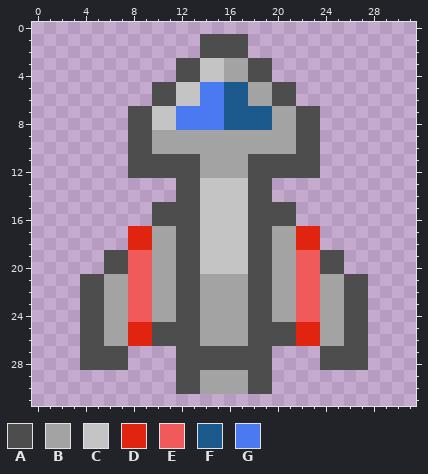
File history of a pixel-art sprite, Run_Win32/Data/Images/Chassis/SpeedChassis.png. That is the earlier state.
The file is 32x32 pixels.
Palette (. is transparent): A #4d4d4d  B #a3a3a3  C #c4c4c4  D #e1240f  E #f05a5a  F #1c598c  G #4b79f1
Pixels before, first column x 4:
 1 ..........AAAA..........
 2 ..........AAAA..........
 3 ........AACCBBAA........
 4 ........AACCBBAA........
 5 ......AACCGGFFBBAA......
 6 ......AACCGGFFBBAA......
 7 ....AACCGGGGFFFFBBAA....
 8 ....AACCGGGGFFFFBBAA....
 9 ....AABBBBBBBBBBBBAA....
10 ....AABBBBBBBBBBBBAA....
11 ....AAAAAABBBBAAAAAA....
12 ....AAAAAABBBBAAAAAA....
13 ........AACCCCAA........
14 ........AACCCCAA........
15 ......AAAACCCCAAAA......
16 ......AAAACCCCAAAA......
17 ....DDBBAACCCCAABBDD....
18 ....DDBBAACCCCAABBDD....
19 ..AAEEBBAACCCCAABBEEAA..
20 ..AAEEBBAACCCCAABBEEAA..
21 AABBEEBBAABBBBAABBEEBBAA
22 AABBEEBBAABBBBAABBEEBBAA
23 AABBEEBBAABBBBAABBEEBBAA
24 AABBEEBBAABBBBAABBEEBBAA
25 AABBDDAAAABBBBAAAADDBBAA
26 AABBDDAAAABBBBAAAADDBBAA
27 AAAA....AAAAAAAA....AAAA
28 AAAA....AAAAAAAA....AAAA
29 ........AABBBBAA........
30 ........AABBBBAA........
Now the later version:
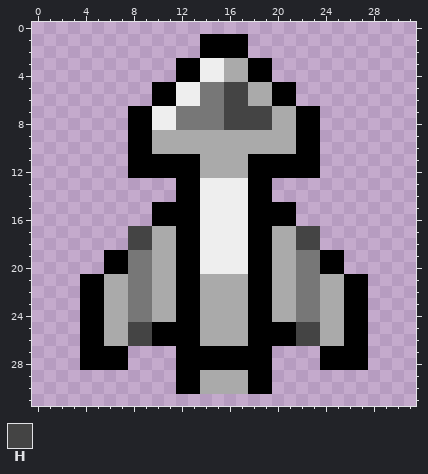
Colours new in this view: H #444444
The edit:
Colour A changes from #4d4d4d to #000000.
Colour B changes from #a3a3a3 to #aaaaaa.
Colour C changes from #c4c4c4 to #eeeeee.
Colour E changes from #f05a5a to #777777.
Colour G becomes colour E in rows 5 to 6 at x 14 to 15; in rows 7 to 8 at x 12 to 15.
Colour D becomes colour H in rows 17 to 18 at x 8 to 9 and 22 to 23; in rows 25 to 26 at x 8 to 9 and 22 to 23.
Colour F becomes colour H in rows 5 to 6 at x 16 to 17; in rows 7 to 8 at x 16 to 19.
Pixel boxes of the changes (left, top, right, bottom) in both pictures:
changed: (80, 34, 368, 394)
